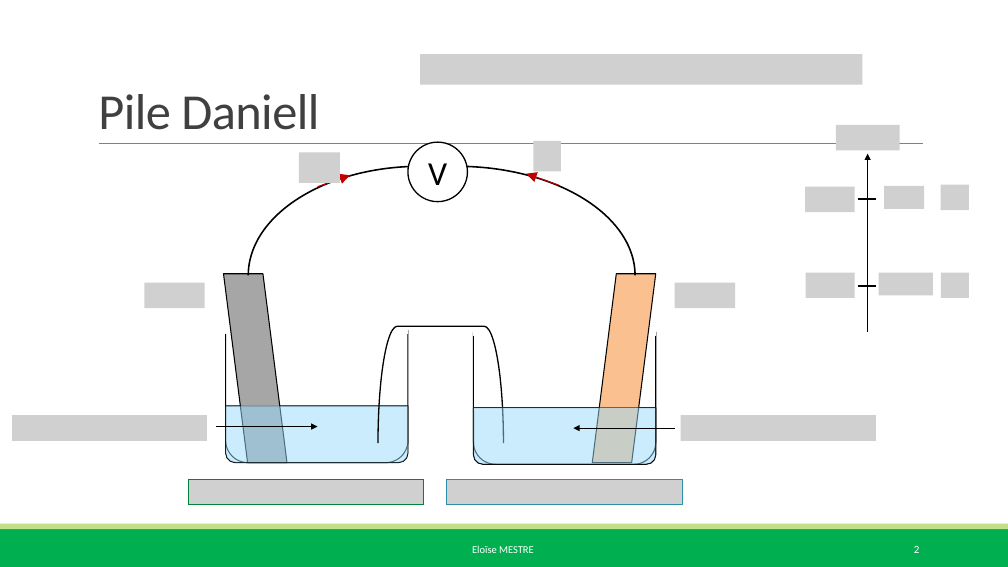
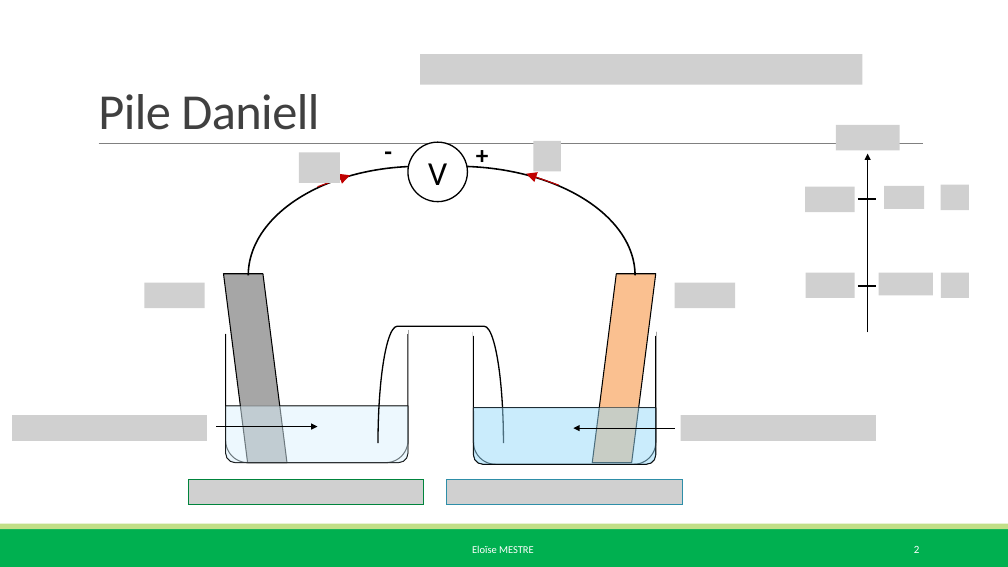
Before and after one commit to eloisemestre/Oraux_agreg, a slide deck: slide 2 of LC/LC 20 Détermination de constantes d’équilibre (CPGE)/LC 20_diapo.pptx. Drawn at 1008x567 pixels with LibreOffice and Linux fonts; fonts in the diff are those of the drawing; grey boxes stand for pictures. Boxes give left, top, right and bottom in pixels: in the first picture for what was removed or moved away, otherwise in the second. Text is boxed around its words. In the diff, an @@ line names an element or a change of style, - is before the commit and + after.

```diff
--- a/LC/LC 20 Détermination de constantes d’équilibre (CPGE)/LC 20_diapo.pptx
+++ b/LC/LC 20 Détermination de constantes d’équilibre (CPGE)/LC 20_diapo.pptx
@@ text added at (x1=377, y1=132, x2=417, y2=169), 24 pt, text #000000, bold @@
+-
@@ text added at (x1=469, y1=136, x2=508, y2=174), 24 pt, text #000000, bold @@
++
@@ round same rect at (x1=226, y1=406, x2=408, y2=463): fill #97DBFB at 50% opacity to #DCF3FE at 50% opacity @@
```
Also in this commit, not shown: 25 other files.
